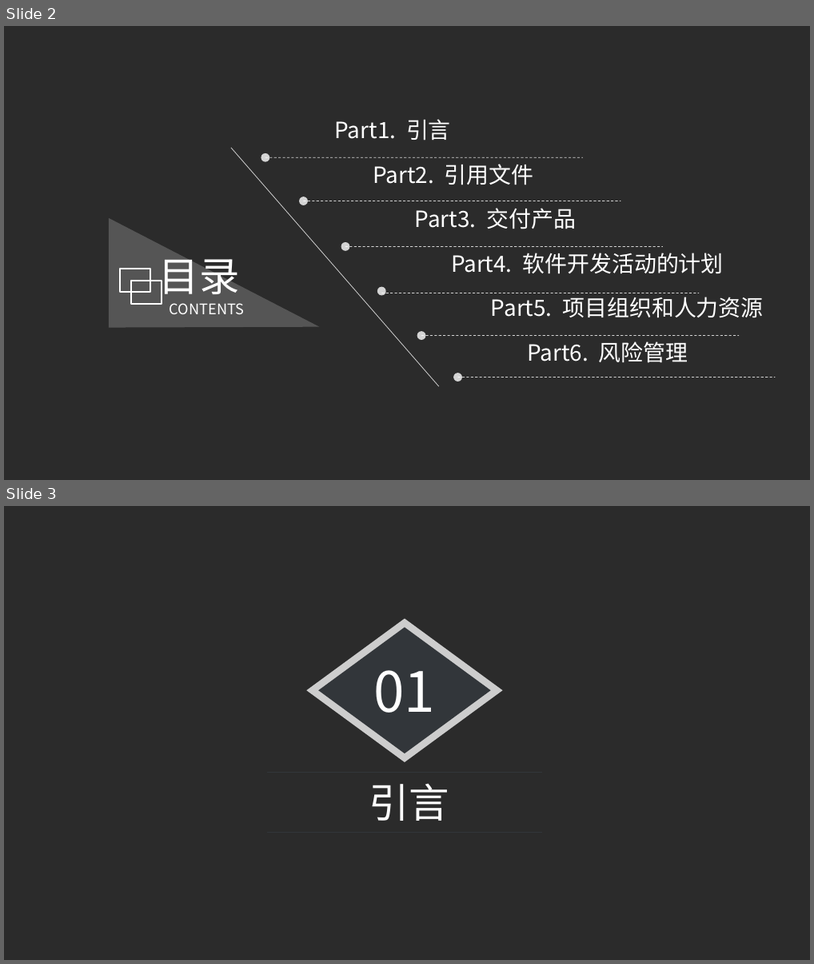
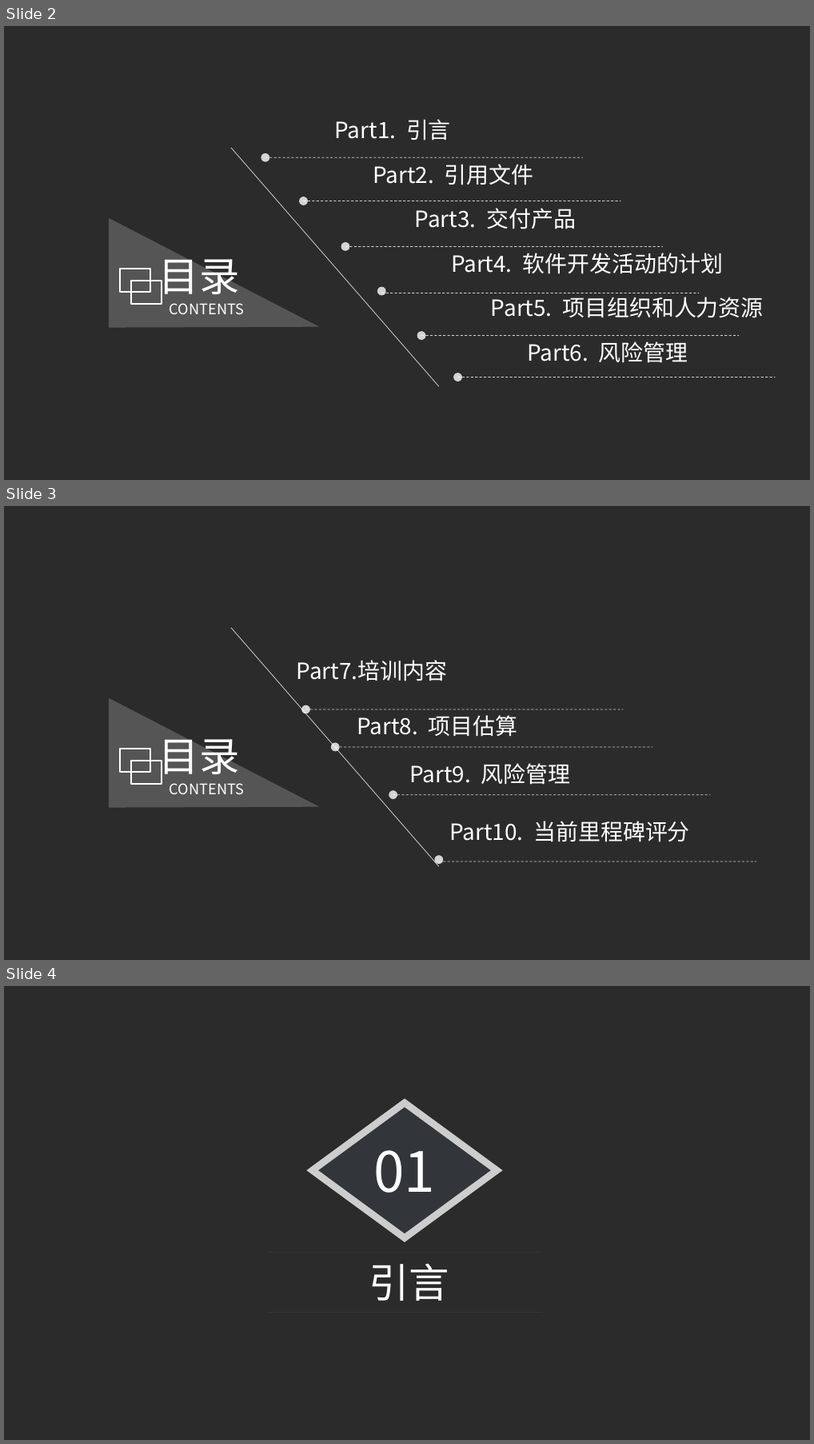
Before and after one commit to tmaczjj/2017work, a slide deck: week5/ppt文档/[prd-03,31501311]项目计划ppt.pptx. Shown one above the other, each under a label of ours: slides 2 and 3 before the commit, slides 2, 3 and 4 after it. The pictures are 814x964 and 814x1444 pixels, drawn with LibreOffice and Linux fonts; fonts in the diff are those of the drawing; background and template pictures are left out; a plain dark background stands for a picture behind light text. Boxes give left, top, right and bottom in pixels: in the first picture for what was removed or moved away, otherwise in the second. Text is boxed around its words. In the diff, an @@ line names an element or a change of style, - is before the commit and + after.

```diff
--- a/week5/ppt文档/[prd-03,31501311]项目计划ppt.pptx
+++ b/week5/ppt文档/[prd-03,31501311]项目计划ppt.pptx
@@ slide 3 added at bbox=[4, 506, 810, 960], background picture (left out) @@
@@ line added from (231, 628) to (439, 866), #FFFFFF 0.75 pt @@
@@ text added at bbox=[297, 660, 448, 681], 26.6 pt, text #FFFFFF @@
+Part7.培训内容
@@ freeform shape added at bbox=[109, 698, 320, 808], fill #FFFFFF at 20% opacity @@
@@ ellipse added at bbox=[302, 705, 310, 713], fill #FFFFFF at 80% opacity @@
@@ line added from (306, 709) to (623, 709), #FFFFFF 0.75 pt dashed @@
@@ text added at bbox=[358, 715, 518, 736], 26.6 pt, text #FFFFFF @@
+Part8. 项目估算
@@ ellipse added at bbox=[331, 743, 340, 751], fill #FFFFFF at 80% opacity @@
@@ group added at bbox=[119, 730, 245, 794]: 2 texts, 2 rectangles @@
+目录
+CONTENTS
@@ line added from (335, 747) to (653, 747), #FFFFFF 0.75 pt dashed @@
@@ text added at bbox=[410, 763, 571, 784], 26.6 pt, text #FFFFFF @@
+Part9. 风险管理
@@ ellipse added at bbox=[390, 790, 398, 799], fill #FFFFFF at 80% opacity @@
@@ line added from (394, 795) to (711, 795), #FFFFFF 0.75 pt dashed @@
@@ text added at bbox=[450, 820, 690, 842], 26.6 pt, text #FFFFFF @@
+Part10. 当前里程碑评分
@@ ellipse added at bbox=[434, 855, 443, 864], fill #FFFFFF at 80% opacity @@
@@ line added from (439, 861) to (757, 861), #FFFFFF 0.75 pt dashed @@
@@ what was slide 3 is now slide 4 @@
```
Also in this commit, not shown: 3 slides changed, 6 other slides added, 1 slide removed, 5 other files.
